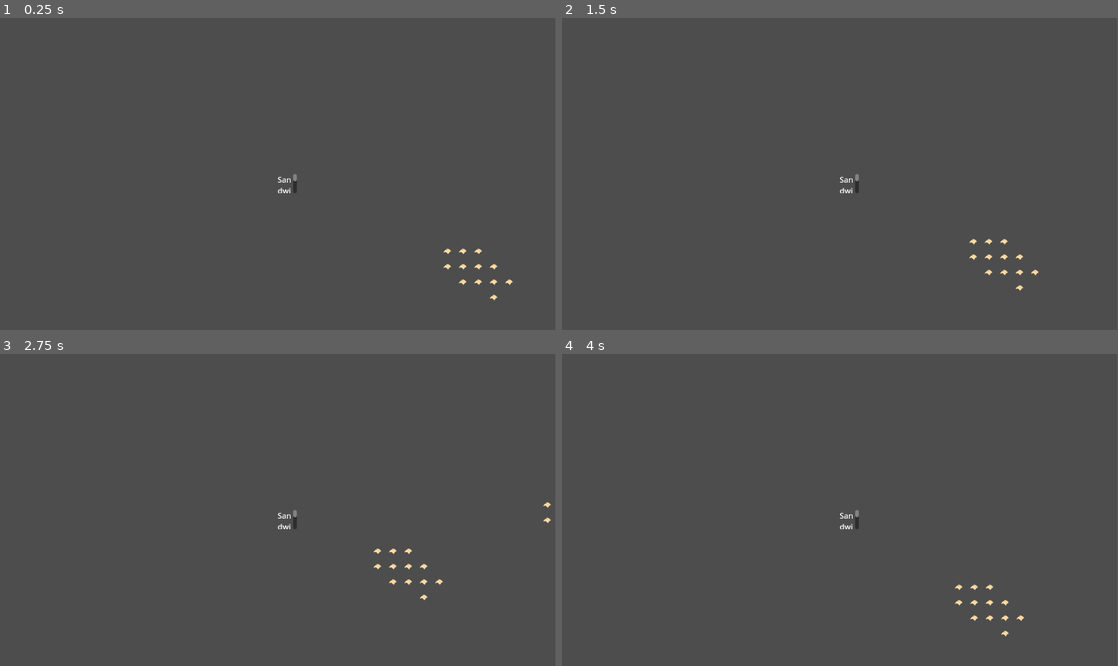
Above: before the commit, frames 1-4 (two rows, left to right).
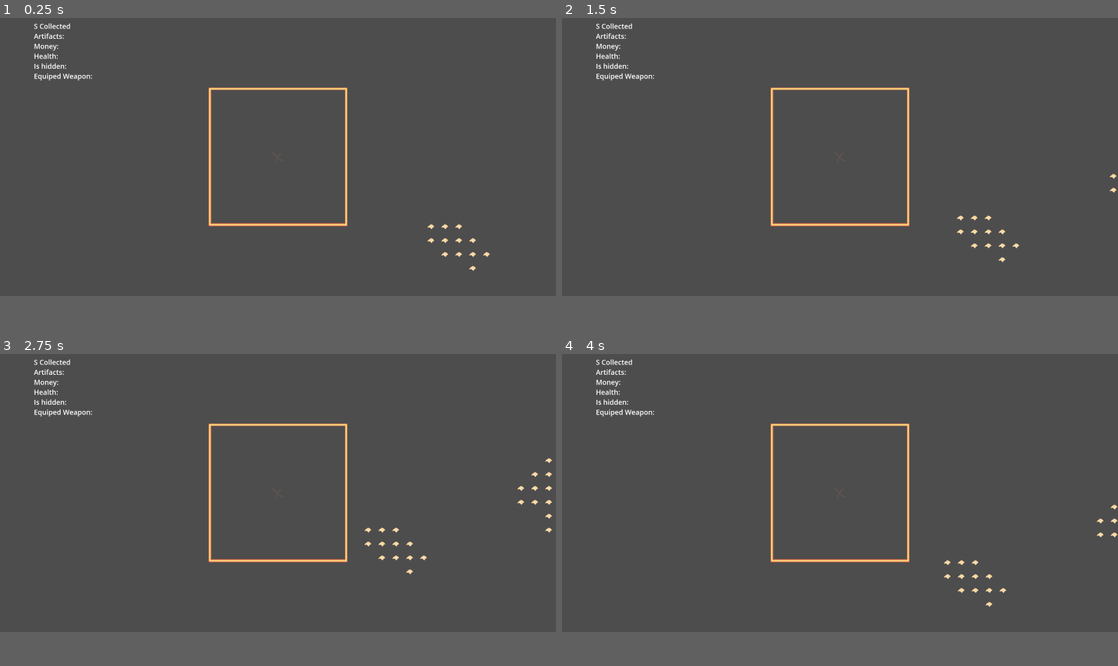
Above: after the commit, the same moments.

Repository: milomccarty99/ld-58
Game: Godot game, scene res://scenes/world.tscn
The game is run twice, just before and just after one commit, with the same random seed, the same clock (stepped at 60 frames per second) and the same inputs.
Inputs:
- Up to frame 1 (0.25 s): no input
- Up to frame 2 (1.5 s): tap Enter at 0.5 s; hold D (right) 0.53-1.28 s; hold S (down) from 1.28 s (still down)
- Up to frame 3 (2.75 s): release S (down) at 2.03 s; hold D (right) from 2.03 s (still down)
- Up to frame 4 (4 s): release D (right) at 2.78 s; hold W (up) 2.78-3.53 s; hold A (left) from 3.53 s (still down)
The window is 799x449 before the commit and 800x400 after it. Grey fills any space a smaller window leaves; there, only what the larger window draws over its background counts as a difference.

The runs differ from the first frame. In frame 1, 1.7% of the frame differs, in the area x 6-93%, y 1-91%; in frame 2, 1.8%; in frame 3, 1.9%, in the area x 6-100%, y 1-80%; in frame 4, 1.8%.

Commit message:
added placeholder art. modified environment.gd

Diff:
--- a/project.godot
+++ b/project.godot
@@ -14,6 +14,14 @@
 run/main_scene="res://scenes/world.tscn"
 config/features=PackedStringArray("4.5", "Forward Plus")
 config/icon="res://images/icon.svg"
+
+[display]
+
+window/size/viewport_width=2560
+window/size/viewport_height=1280
+window/size/resizable=false
+window/stretch/scale=2.0
+window/stretch/scale_mode="integer"
 
 [input]
 
@@ -37,3 +45,25 @@
 "events": [Object(InputEventKey,"resource_local_to_scene":false,"resource_name":"","device":-1,"window_id":0,"alt_press …(192 unchanged characters)…
 ]
 }
+swap_weapon_L={
+"deadzone": 0.2,
+"events": [Object(InputEventKey,"resource_local_to_scene":false,"resource_name":"","device":-1,"window_id":0,"alt_pressed":false,"shift_pressed":false,"ctrl_pressed":false,"meta_pressed":false,"pressed":false,"keycode":0,"physical_keycode":81,"key_label":0,"unicode":113,"location":0,"echo":false,"script":null)
+]
+}
+swap_weapon_R={
+"deadzone": 0.2,
+"events": [Object(InputEventKey,"resource_local_to_scene":false,"resource_name":"","device":-1,"window_id":0,"alt_pressed":false,"shift_pressed":false,"ctrl_pressed":false,"meta_pressed":false,"pressed":false,"keycode":0,"physical_keycode":69,"key_label":0,"unicode":101,"location":0,"echo":false,"script":null)
+]
+}
+attack={
+"deadzone": 0.2,
+"events": [Object(InputEventMouseButton,"resource_local_to_scene":false,"resource_name":"","device":-1,"window_id":0,"alt_pressed":false,"shift_pressed":false,"ctrl_pressed":false,"meta_pressed":false,"button_mask":0,"position":Vector2(0, 0),"global_position":Vector2(0, 0),"factor":1.0,"button_index":1,"canceled":false,"pressed":false,"double_click":false,"script":null)
+, Object(InputEventKey,"resource_local_to_scene":false,"resource_name":"","device":-1,"window_id":0,"alt_pressed":false,"shift_pressed":false,"ctrl_pressed":false,"meta_pressed":false,"pressed":false,"keycode":0,"physical_keycode":90,"key_label":0,"unicode":122,"location":0,"echo":false,"script":null)
+]
+}
+offhand={
+"deadzone": 0.2,
+"events": [Object(InputEventKey,"resource_local_to_scene":false,"resource_name":"","device":-1,"window_id":0,"alt_pressed":false,"shift_pressed":false,"ctrl_pressed":false,"meta_pressed":false,"pressed":false,"keycode":0,"physical_keycode":88,"key_label":0,"unicode":120,"location":0,"echo":false,"script":null)
+, Object(InputEventMouseButton,"resource_local_to_scene":false,"resource_name":"","device":-1,"window_id":0,"alt_pressed":false,"shift_pressed":false,"ctrl_pressed":false,"meta_pressed":false,"button_mask":0,"position":Vector2(0, 0),"global_position":Vector2(0, 0),"factor":1.0,"button_index":2,"canceled":false,"pressed":false,"double_click":false,"script":null)
+]
+}
--- a/scenes/world.tscn
+++ b/scenes/world.tscn
@@ -1,19 +1,57 @@
-[gd_scene load_steps=3 format=3 uid="uid://xix7drsg6d8j"]
+[gd_scene load_steps=7 format=3 uid="uid://xix7drsg6d8j"]
 
 [ext_resource type="Script" uid="uid://cpguuti7aq1vi" path="res://scripts/player.gd" id="1_nnsk1"]
 [ext_resource type="Script" uid="uid://bvdv5e3gexbet" path="res://scripts/environment.gd" id="1_rwgxs"]
+[ext_resource type="Texture2D" uid="uid://vqf0qcrgc26j" path="res://images/enemny_notice.png" id="3_4wyf3"]
+[ext_resource type="Texture2D" uid="uid://cw47bufpkx0cn" path="res://images/player_x.png" id="4_k0juu"]
+
+[sub_resource type="AtlasTexture" id="AtlasTexture_71j4m"]
+atlas = ExtResource("4_k0juu")
+region = Rect2(0, 0, 32, 32)
+
+[sub_resource type="SpriteFrames" id="SpriteFrames_qfnet"]
+animations = [{
+"frames": [{
+"duration": 1.0,
+"texture": SubResource("AtlasTexture_71j4m")
+}],
+"loop": true,
+"name": &"default",
+"speed": 5.0
+}]
 
 [node name="World" type="Node2D"]
 
 [node name="Environment" type="Node2D" parent="."]
 script = ExtResource("1_rwgxs")
 
+[node name="Shop" type="Node2D" parent="Environment"]
+
 [node name="Player" type="Node2D" parent="."]
 script = ExtResource("1_nnsk1")
+
+[node name="Health" type="Node2D" parent="Player"]
+
+[node name="Artifacts" type="Node2D" parent="Player"]
+
+[node name="Weapons" type="Node2D" parent="Player"]
 
 [node name="PlayerCamera" type="Camera2D" parent="Player"]
 
 [node name="RichTextLabel" type="RichTextLabel" parent="Player"]
-offset_right = 40.0
-offset_bottom = 40.0
-text = "Sandwich parts collected:"
+offset_left = -562.0
+offset_top = -313.0
+offset_right = -100.0
+offset_bottom = -57.0
+text = "S Collected
+Artifacts:
+Money:
+Health:
+Is hidden:
+Equiped Weapon:"
+
+[node name="Sprite2D" type="Sprite2D" parent="Player"]
+texture = ExtResource("3_4wyf3")
+
+[node name="AnimatedSprite2D" type="AnimatedSprite2D" parent="Player"]
+sprite_frames = SubResource("SpriteFrames_qfnet")
--- a/scripts/environment.gd
+++ b/scripts/environment.gd
@@ -1,16 +1,24 @@
 extends Node2D
+
+#setting: Abandoned factory
+#Levels:
+#* School Storage
+#* Backroad
+#* Factory yard
+#* First floor factory
+#* Boiler room
 
 var exampleenv = preload("res://scenes/procgenexample.tscn")
 var noise = FastNoiseLite.new()
 
 # Needs t0 be in environment :
-#	shop (x/level)
+#	shop (x/level) - racoondsdsssssssssssssssssssssddaw
 #	artifacts:
 #			- Lunchbox (may contain 1 or 2 ingredients)
 #			- Thermas - (reduce chill effect ???)
 #			- Water bottle (instant restore)
 #			- Trading cards
-#	sanwich pieces -- exactly 2 of each
+#	sadnwich pieces -- exactly 2 of each
 #		- bread
 #		- cheese
 #		- condiments
@@ -21,6 +29,9 @@
 #		Conveyor belt (with variants)
 #		boiler (depending on level)
 #		coal crate
+# 	coins $5 to win
+#		quarter
+#		dollar bill (elusive)
 
 
 
Binary file added: images/enemny_notice.png
Not shown, added: images/enemny_notice.png.import
Binary file added: images/player_x.png
Not shown, added: images/player_x.png.import
